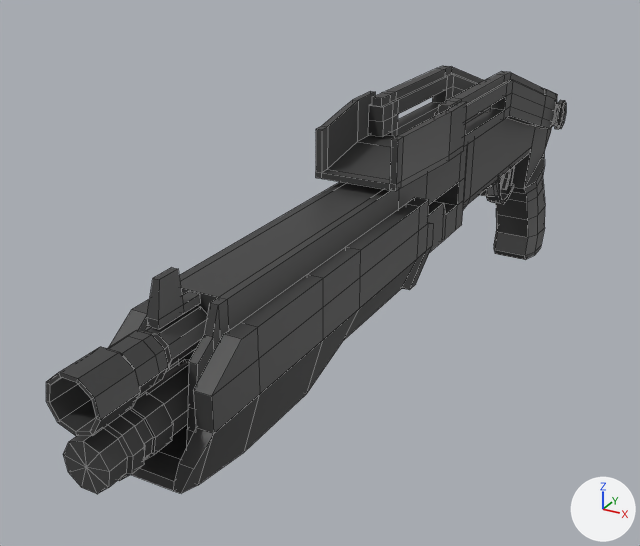
Before and after pictures for a commit that changed the FBX model UNITED GAME JAM/Assets/Assets/weapons_shotgun.fbx.
One viewpoint serves both versions: a 50 mm camera at (0.606, -2.121, 0.692) aimed at (-0.131, -0.782, 0.022). Arrows for +X, +Y and +Z are at lower right; the lights stay in place. Mesh edges are drawn as thin lines. Where no turn or scale is listed for an object, it has been applied to the vertices.

Names of what the first picture shows: 'shotgun'.
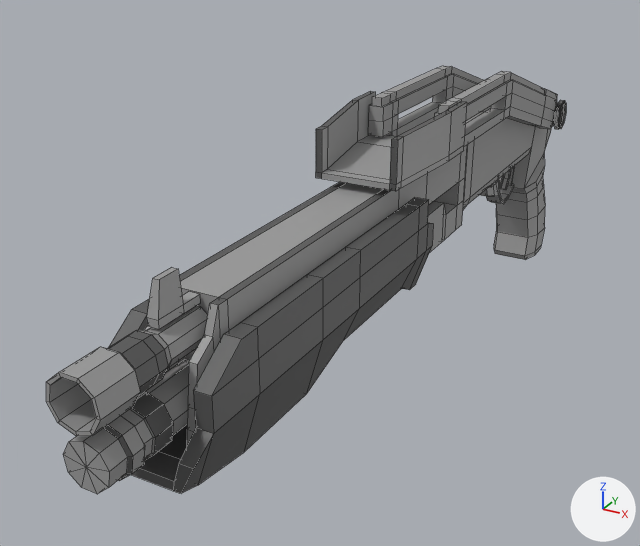
What differs and where, as boxes (x1, y1, x2, y2) in the pictures (640 x 546 px; the box of a moved part takes in the faces that stretch with it):
part 1 of me_mesh, moved or reshaped
    both: (322, 100, 452, 181)
part 2 of me_mesh, recoloured
    both: (46, 66, 558, 494)
part 3 of me_mesh, recoloured
    both: (104, 91, 566, 493)

The edits, one by one:
Material 'gunmetal_gray' (mat_gunmetal_gray) is new.
Its base color is (0.331, 0.331, 0.331) (grey #9c9c9c).
Material 'gunmetal_blue' (mat_gunmetal_blue) is new.
Its base color is (0.0964, 0.0964, 0.0964) (dark grey #575757).
me_mesh is used by ob_shotgun; location (0.0, 0.0, 0.0).
me_mesh had 1126 vertices, 1128 faces and spanned x -0.09..0.09, y -1.55..0.18, z -0.21..0.35.
me_mesh now has 1122 vertices, 1128 faces and spans x -0.09..0.09, y -1.55..0.18, z -0.21..0.35.
Part 1, on me_mesh:
4 vertices are removed from x -0.09..0.09, y -0.84..-0.78, z 0.34.
6 faces are deleted.
4 new faces join them, mat_gunmetal_gray (grey #9c9c9c).
2 new faces join them, mat_gunmetal_blue (dark grey #575757).
me_mesh part 2: 771 faces spanning x -0.09..0.09, y -1.55..0.18, z -0.21..0.35 switch from mat_black (black #3e3e3e) to mat_gunmetal_gray (grey #9c9c9c).
me_mesh part 3: 351 faces spanning x -0.09..0.09, y -1.51..0.08, z 0.02..0.35 switch from mat_black (black #3e3e3e) to mat_gunmetal_blue (dark grey #575757).
